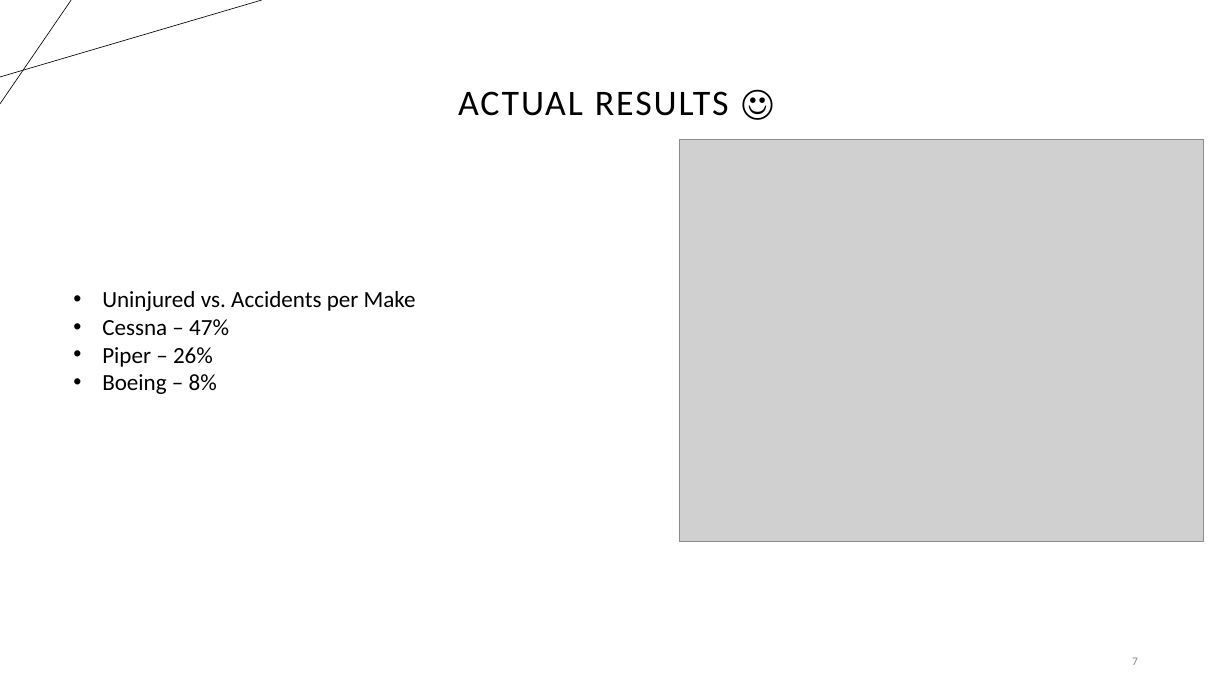
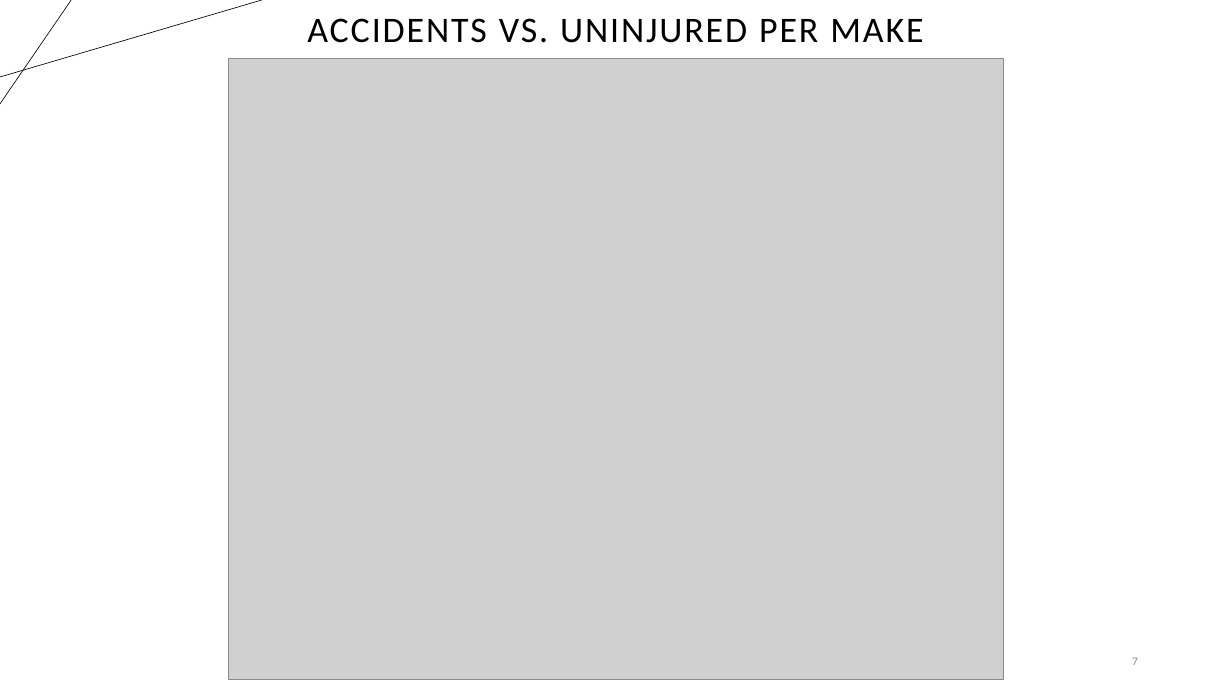
Before and after one commit to K-Pegg/Charting-New-Heights, a slide deck: slide 7 of Charting_New_Heights.pptx. Drawn at 1232x693 pixels with LibreOffice and Linux fonts; fonts in the diff are those of the drawing; grey boxes stand for pictures. Boxes give left, top, right and bottom in pixels: in the first picture for what was removed or moved away, otherwise in the second. Text is boxed around its words. In the diff, an @@ line names an element or a change of style, - is before the commit and + after.

```diff
--- a/Charting_New_Heights.pptx
+++ b/Charting_New_Heights.pptx
@@ title at [307,18,923,43]: text changed @@
-ACTUAL RESULTS ☺
+ACCIDENTS VS. UNINJURED PER MAKE
@@ picture added at [228,59,1005,680] @@
@@ picture removed at [679,140,1203,542] @@
@@ text removed at [102,291,416,394] @@
-• Uninjured vs. Accidents per Make
-• Cessna – 47%
-• Piper – 26%
-• Boeing – 8%
```
Also in this commit, not shown: 6 other slides changed, 3 other files.
